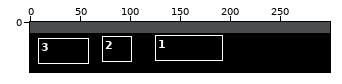
Sprite sheet -- assets/stationaryObstacles/build_A.png. Above: a wide view before the commit, with the close-up outlined.
Close-up. As it was:
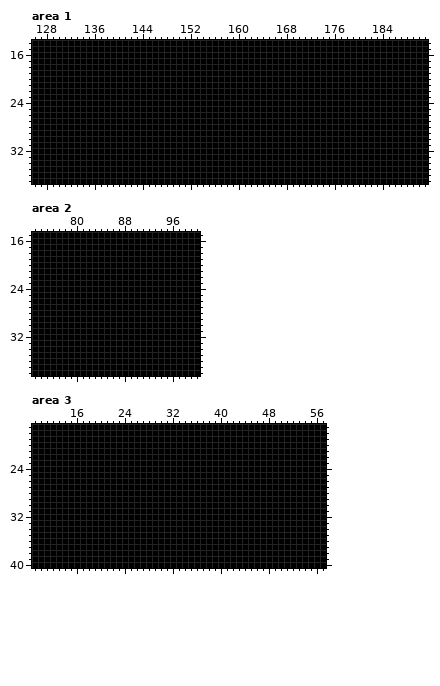
The file is 300x50 pixels. Colours within 5 levels of each other are drawn and written as one. Shown: area 1: x 126..191, y 14..37; area 2: x 73..100, y 15..38; area 3: x 9..57, y 17..40. The commit also changed other parts of the picture, which this record leaves out.
Once edited:
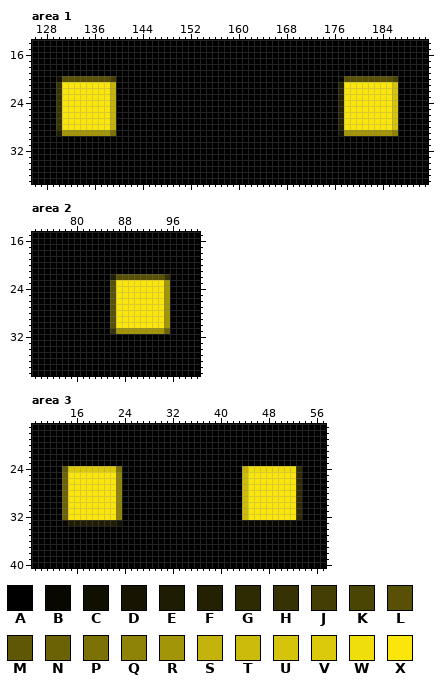
Palette (. is transparent): A #000000  B #090800  C #110f01  D #171501  E #1e1c02  F #242102  G #2e2a02  H #363203  J #443e04  K #4b4504  L #575005  M #5f5705  N #6b6206  P #7b7106  Q #8e8307  R #a29508  S #c3b30a  T #cbbb0b  U #d5c40b  V #dbc90b  W #f0dd0c  X #fae60d
The edit:
Area 1:
Colour A gives way to colour B in row 20 at x 177.
Colour A gives way to colour C in row 20 at x 130.
Colour A gives way to colour D in row 29 at x 177.
Colour A gives way to colour E in row 29 at x 130.
Colour A gives way to colour F in rows 21 to 28 at x 177.
Colour A gives way to colour H in rows 21 to 28 at x 130.
Colour A gives way to colour J in row 20 at x 139.
Colour A gives way to colour K in row 20 at x 186.
Colour A gives way to colour L in row 20 at x 131 to 138 and 178 to 185.
Colour A gives way to colour P in row 29 at x 139.
Colour A gives way to colour Q in row 29 at x 186.
Colour A gives way to colour R in row 29 at x 131 to 138 and 178 to 185.
Colour A gives way to colour S in rows 21 to 28 at x 139.
Colour A gives way to colour U in rows 21 to 28 at x 186.
Colour A gives way to colour X in rows 21 to 28 at x 131 to 138 and 178 to 185.
Area 2:
Colour A gives way to colour E in row 22 at x 86.
Colour A gives way to colour H in row 22 at x 95; in row 31 at x 86.
Colour A gives way to colour L in row 22 at x 87 to 94; in rows 23 to 30 at x 86.
Colour A gives way to colour N in row 31 at x 95.
Colour A gives way to colour R in rows 23 to 30 at x 95; in row 31 at x 87 to 94.
Colour A gives way to colour X in rows 23 to 30 at x 87 to 94.
Area 3:
Colour A gives way to colour B in row 33 at x 14 and 44 to 52.
Colour A gives way to colour C in row 33 at x 23.
Colour A gives way to colour E in row 33 at x 15 to 22.
Colour A gives way to colour G in rows 24 to 32 at x 53.
Colour A gives way to colour M in row 24 at x 14.
Colour A gives way to colour N in rows 25 to 32 at x 14.
Colour A gives way to colour P in row 24 at x 23.
Colour A gives way to colour Q in rows 25 to 32 at x 23.
Colour A gives way to colour S in row 24 at x 44.
Colour A gives way to colour T in rows 25 to 32 at x 44.
Colour A gives way to colour V in row 24 at x 15 to 22.
Colour A gives way to colour W in row 24 at x 45 to 52.
Colour A gives way to colour X in rows 25 to 32 at x 15 to 22 and 45 to 52.
Changed places in both close-ups, as pixel boxes (x1, y1, x2, y2):
changed: (56, 76, 116, 136)
changed: (338, 76, 398, 136)
changed: (110, 274, 170, 334)
changed: (62, 466, 122, 526)
changed: (242, 466, 302, 526)
